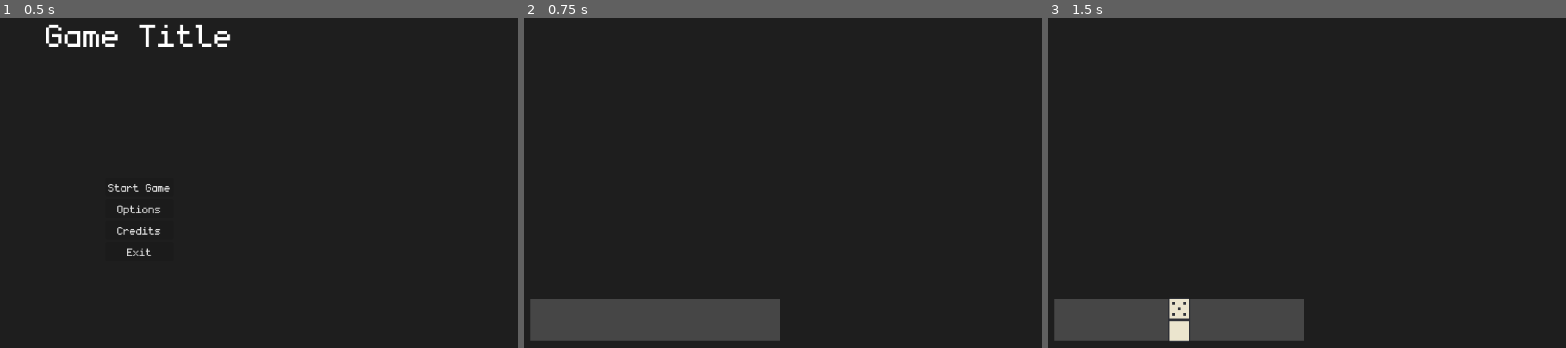
Above: before the commit, frames 1-3 (left to right).
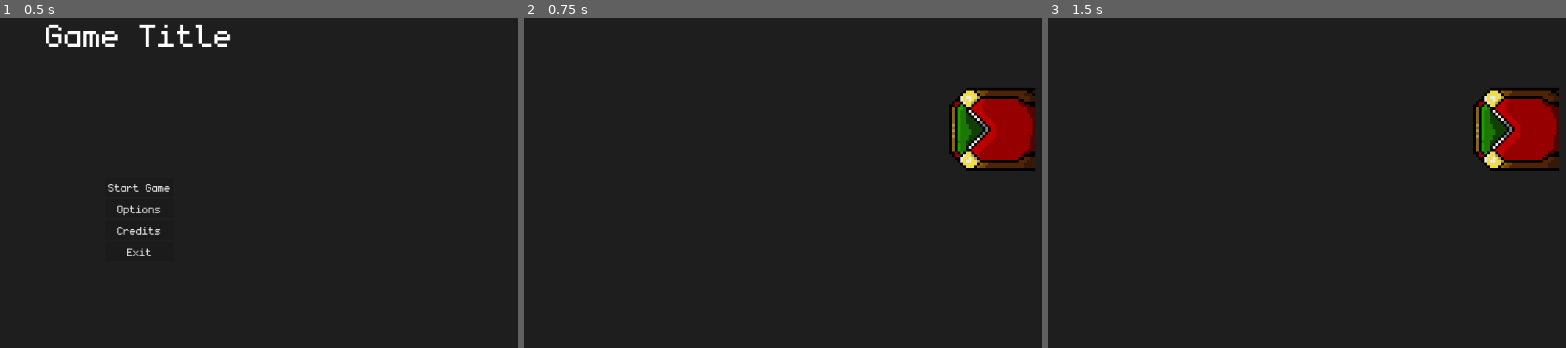
Above: after the commit, the same moments.

Repository: Juanxpeke/GD-BR2024
Game: Godot game, scene res://Core/GUI/MainMenu/main_menu.tscn
Same seed, same stepped clock (60 frames per second), same inputs: the game is played once before the commit and once after it.
Inputs (mouse positions are in pixels of both pictures, inside the frame that each line leads up to):
- Up to frame 1 (0.5 s): no input
- Up to frame 2 (0.75 s): click "Start Game" at 0.5 s
- Up to frame 3 (1.5 s): tap Enter at 1.25 s; move the mouse to (1441, 130) at 1.27 s; hold Mouse wheel down (wheel_down, bound only after the commit) from 1.28 s (still down); click (1441, 130) at 1.42 s

Frame 1 is identical in both runs. In frame 2, 10% of the frame differs, in the area x 1-99%, y 21-98%; in frame 3, 10%, in the area x 1-99%, y 21-99%.

Commit message:
Added board basic logic

Diff:
--- /dev/null
+++ b/Core/Board/board.gd
@@ -0,0 +1,20 @@
+class_name Board
+extends Node2D
+
+var start_domino : Domino = null
+var end_domino : Domino = null
+
+@onready var dominoes := %Dominoes
+
+# Private
+
+# Called when the node enters the scene tree for the first time
+func _ready() -> void:
+	pass # Replace with function body
+
+# Called every frame. 'delta' is the elapsed time since the previous frame
+func _process(delta: float) -> void:
+	pass
+
+
+# Public
--- /dev/null
+++ b/Core/Board/board.tscn
@@ -0,0 +1,12 @@
+[gd_scene load_steps=3 format=3 uid="uid://b3kbu23fy2cjm"]
+
+[ext_resource type="Script" path="res://Core/Board/board.gd" id="1_m6nev"]
+[ext_resource type="PackedScene" uid="uid://2bfvk1qmbvgr" path="res://Core/Board/placement_area.tscn" id="2_thwnt"]
+
+[node name="Board" type="Node2D"]
+script = ExtResource("1_m6nev")
+
+[node name="PlacementArea" parent="." instance=ExtResource("2_thwnt")]
+
+[node name="Dominoes" type="Node2D" parent="."]
+unique_name_in_owner = true
--- /dev/null
+++ b/Core/Board/placement_area.gd
@@ -0,0 +1,33 @@
+extends Area2D
+
+var last_domino_entered : Domino = null
+
+@onready var placement_border := %PlacementBorder
+
+# Called when the node enters the scene tree for the first time
+func _ready() -> void:
+	placement_border.hide()
+	area_entered.connect(_on_area_entered)
+	area_exited.connect(_on_area_exited)
+
+# Called on any input event
+func _input(event : InputEvent) -> void:
+	if event is InputEventMouseButton and event.button_index == MOUSE_BUTTON_LEFT and not event.is_pressed():
+		if last_domino_entered == null: return
+
+		last_domino_entered.set_board_state(true)
+		last_domino_entered.global_position = global_position
+
+# Called on area entered
+func _on_area_entered(area : Area2D) -> void:
+	var domino = area.get_parent()
+	if domino is Domino:
+		placement_border.show()
+		last_domino_entered = domino
+
+# Called on area exited
+func _on_area_exited(area : Area2D) -> void:
+	var domino = area.get_parent()
+	if domino is Domino:
+		placement_border.hide()
+		last_domino_entered = null
--- /dev/null
+++ b/Core/Board/placement_area.tscn
@@ -0,0 +1,40 @@
+[gd_scene load_steps=4 format=3 uid="uid://2bfvk1qmbvgr"]
+
+[ext_resource type="Script" path="res://Core/Board/placement_area.gd" id="1_db43k"]
+
+[sub_resource type="RectangleShape2D" id="RectangleShape2D_jp6we"]
+size = Vector2(96, 128)
+
+[sub_resource type="StyleBoxFlat" id="StyleBoxFlat_vi706"]
+bg_color = Color(0, 0, 0, 0)
+border_width_left = 2
+border_width_top = 2
+border_width_right = 2
+border_width_bottom = 2
+corner_radius_top_left = 1
+corner_radius_top_right = 1
+corner_radius_bottom_right = 1
+corner_radius_bottom_left = 1
+anti_aliasing = false
+
+[node name="PlacementArea" type="Area2D"]
+texture_filter = 1
+script = ExtResource("1_db43k")
+
+[node name="CollisionShape" type="CollisionShape2D" parent="."]
+shape = SubResource("RectangleShape2D_jp6we")
+
+[node name="PlacementBorder" type="Panel" parent="."]
+unique_name_in_owner = true
+anchors_preset = 8
+anchor_left = 0.5
+anchor_top = 0.5
+anchor_right = 0.5
+anchor_bottom = 0.5
+offset_left = -17.0
+offset_top = -34.0
+offset_right = 17.0
+offset_bottom = 34.0
+grow_horizontal = 2
+grow_vertical = 2
+theme_override_styles/panel = SubResource("StyleBoxFlat_vi706")
--- a/Core/Domino/domino.gd
+++ b/Core/Domino/domino.gd
@@ -2,8 +2,10 @@
 extends Node2D
 
 static var dominoes_atlas : Texture2D = load("res://Core/Domino/black_and_white_v1.png")
+static var grabbing : bool = false
 
 var grabbed : bool = false
+var in_board : bool = false
 
 var dots : Vector2i = Vector2i(-1, -1)
 
@@ -29,15 +31,18 @@
 			# Set the grabbed var as false in case the domino is being grabbed but
 			# you unclicked outside it because of moving the mouse too fast
 			grabbed = false
+			grabbing = false
 
 # Called on input event within the node
 func _on_input_event(viewport : Node, event : InputEvent, shape_idx : int) -> void:
 	if event is InputEventMouseButton and event.button_index == MOUSE_BUTTON_LEFT:
 		var pressed = event.is_pressed()
-		if pressed:
+		if pressed and not grabbing:
 			grabbed = true
+			grabbing = true
 		else:
 			grabbed = false
+			grabbing = false
 
 # Called when the mouse enters the node
 func _on_mouse_entered() -> void:
@@ -62,3 +67,11 @@
 	sprite.texture = AtlasTexture.new()
 	sprite.texture.atlas = dominoes_atlas
 	sprite.texture.region = Rect2(texture_position, texture_size)
+
+# Sets the domino board state
+func set_board_state(value : bool) -> void:
+	in_board = value
+	area.monitorable = not value
+	if value:
+		area.hide()
+		grabbed = false
--- a/Core/Domino/domino.tscn
+++ b/Core/Domino/domino.tscn
@@ -22,6 +22,7 @@
 
 [node name="Area" type="Area2D" parent="."]
 unique_name_in_owner = true
+monitoring = false
 
 [node name="CollisionShape" type="CollisionShape2D" parent="Area"]
 shape = SubResource("RectangleShape2D_fsirf")
--- a/Core/Hand/domino_layout_area.gd
+++ b/Core/Hand/domino_layout_area.gd
@@ -1,7 +1,7 @@
 class_name DominoLayoutArea
 extends Area2D
 
-const AREA_SIZE : Vector2 = Vector2(200, 200)
+const AREA_SIZE : Vector2 = Vector2(120, 200)
 
 var last_domino_entered : Domino = null
 var last_domino_exited : Domino = null
--- a/Core/Hand/hand.gd
+++ b/Core/Hand/hand.gd
@@ -5,7 +5,6 @@
 
 var dominoes_layout : Array[Domino] = []
 
-@onready var border := %Border
 @onready var dominoes := %Dominoes
 @onready var dominoes_layout_areas := %DominoesLayoutAreas
 
--- a/Core/Hand/hand.tscn
+++ b/Core/Hand/hand.tscn
@@ -7,12 +7,6 @@
 script = ExtResource("1_b8gfl")
 domino_layout_area_scene = ExtResource("2_22el5")
 
-[node name="Border" type="Polygon2D" parent="."]
-unique_name_in_owner = true
-position = Vector2(0, 30)
-color = Color(1, 1, 1, 0.180392)
-polygon = PackedVector2Array(180, 0, 180, -60, -180, -60, -180, 0)
-
 [node name="Dominoes" type="Node2D" parent="."]
 unique_name_in_owner = true
 
--- a/Core/Match/match.gd
+++ b/Core/Match/match.gd
@@ -1,4 +1,6 @@
 extends Node2D
+
+const CAMERA_ZOOM_SPEED : float = 0.1
 
 const MAX_DOTS : int = 6
 
@@ -8,6 +10,7 @@
 
 var turn : int = 0
 
+@onready var camera := %Camera
 @onready var deck_area := %DeckArea
 @onready var hand := %Hand
 
@@ -15,6 +18,13 @@
 func _ready() -> void:
 	_init_deck()
 	deck_area.input_event.connect(_on_deck_area_input)
+
+# Called on any input event
+func _input(event : InputEvent) -> void:
+	if event.is_action_pressed('wheel_up'):
+		camera.zoom += Vector2(CAMERA_ZOOM_SPEED, CAMERA_ZOOM_SPEED)
+	if event.is_action_pressed('wheel_down'):
+		camera.zoom -= Vector2(CAMERA_ZOOM_SPEED, CAMERA_ZOOM_SPEED)
 
 # Called on input event within the deck area
 func _on_deck_area_input(viewport : Node, event : InputEvent, shape_idx : int) -> void:
--- a/Core/Match/match.tscn
+++ b/Core/Match/match.tscn
@@ -1,24 +1,40 @@
-[gd_scene load_steps=5 format=3 uid="uid://jqq8ueul6hen"]
+[gd_scene load_steps=7 format=3 uid="uid://jqq8ueul6hen"]
 
 [ext_resource type="Script" path="res://Core/Match/match.gd" id="1_gvxcp"]
 [ext_resource type="PackedScene" uid="uid://lnky8im65wgg" path="res://Core/Domino/domino.tscn" id="2_cil56"]
 [ext_resource type="PackedScene" uid="uid://blhlb0sx0g14t" path="res://Core/Hand/hand.tscn" id="2_pi3ny"]
+[ext_resource type="PackedScene" uid="uid://b3kbu23fy2cjm" path="res://Core/Board/board.tscn" id="3_36ug3"]
+[ext_resource type="Texture2D" uid="uid://chbpfa6wijgy4" path="res://Assets/Dispenser/DispenserTest/Dispp128.png" id="4_ux7mg"]
 
 [sub_resource type="RectangleShape2D" id="RectangleShape2D_671bj"]
-size = Vector2(60, 60)
+size = Vector2(120, 120)
 
 [node name="Match" type="Node2D"]
 script = ExtResource("1_gvxcp")
 domino_scene = ExtResource("2_cil56")
 
-[node name="DeckArea" type="Area2D" parent="."]
+[node name="Camera" type="Camera2D" parent="."]
 unique_name_in_owner = true
-position = Vector2(942, 331)
+position = Vector2(576, 324)
+
+[node name="Board" parent="." instance=ExtResource("3_36ug3")]
+position = Vector2(573, 249)
+
+[node name="TopLayer" type="CanvasLayer" parent="."]
+
+[node name="Deck" type="Node2D" parent="TopLayer"]
+position = Vector2(1048, 331)
+
+[node name="DeckSprite" type="Sprite2D" parent="TopLayer/Deck"]
+texture = ExtResource("4_ux7mg")
+
+[node name="DeckArea" type="Area2D" parent="TopLayer/Deck"]
+unique_name_in_owner = true
 metadata/_edit_group_ = true
 
-[node name="CollisionShape" type="CollisionShape2D" parent="DeckArea"]
+[node name="CollisionShape" type="CollisionShape2D" parent="TopLayer/Deck/DeckArea"]
 shape = SubResource("RectangleShape2D_671bj")
 
-[node name="Hand" parent="." instance=ExtResource("2_pi3ny")]
+[node name="Hand" parent="TopLayer" instance=ExtResource("2_pi3ny")]
 unique_name_in_owner = true
 position = Vector2(564, 606)
--- a/project.godot
+++ b/project.godot
@@ -19,6 +19,19 @@
 
 theme/custom="res://Themes/main_theme.tres"
 
+[input]
+
+wheel_up={
+"deadzone": 0.5,
+"events": [Object(InputEventMouseButton,"resource_local_to_scene":false,"resource_name":"","device":-1,"window_id":0,"alt_pressed":false,"shift_pressed":false,"ctrl_pressed":false,"meta_pressed":false,"button_mask":0,"position":Vector2(0, 0),"global_position":Vector2(0, 0),"factor":1.0,"button_index":4,"canceled":false,"pressed":false,"double_click":false,"script":null)
+]
+}
+wheel_down={
+"deadzone": 0.5,
+"events": [Object(InputEventMouseButton,"resource_local_to_scene":false,"resource_name":"","device":-1,"window_id":0,"alt_pressed":false,"shift_pressed":false,"ctrl_pressed":false,"meta_pressed":false,"button_mask":0,"position":Vector2(0, 0),"global_position":Vector2(0, 0),"factor":1.0,"button_index":5,"canceled":false,"pressed":false,"double_click":false,"script":null)
+]
+}
+
 [rendering]
 
 renderer/rendering_method="gl_compatibility"
